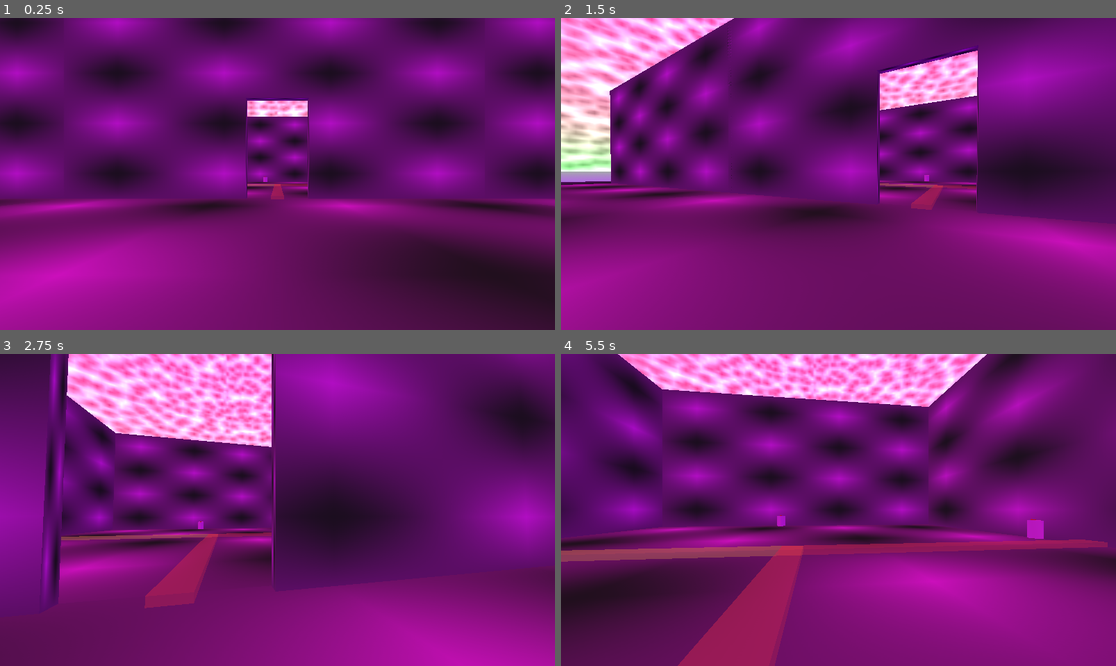
Above: before the commit, frames 1-4 (two rows, left to right).
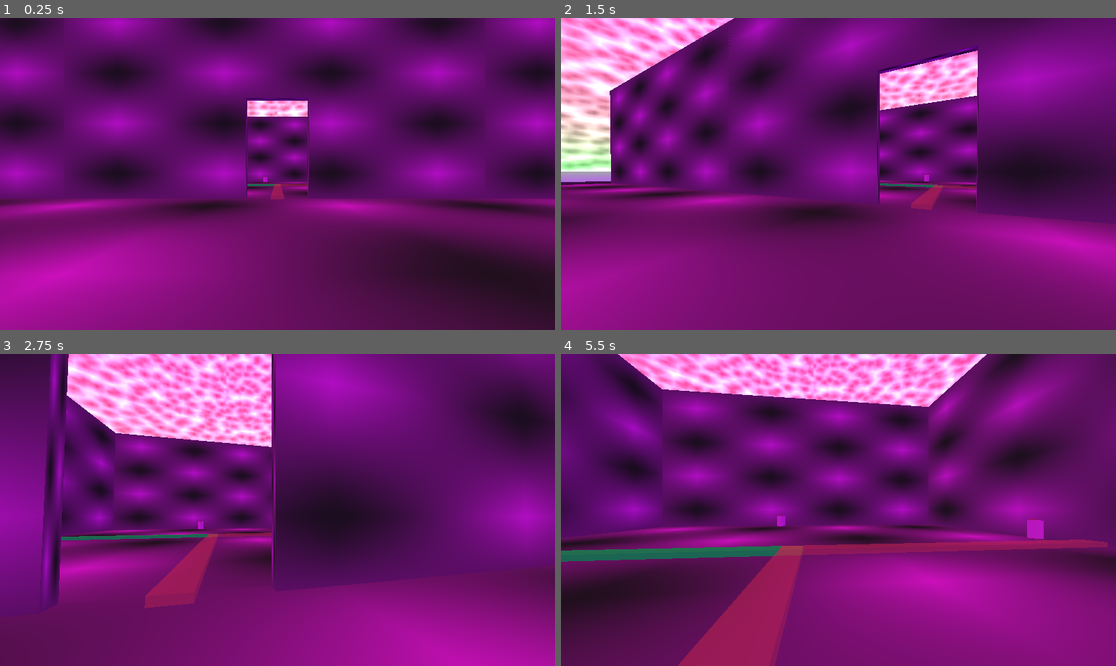
Above: after the commit, the same moments.

Repository: loteque/ssj2025-puzzle
Game: Godot game, scene res://world_test.tscn
Same seed, same stepped clock (60 frames per second), same inputs: the game is played once before the commit and once after it.
Inputs (mouse positions are in pixels of both pictures, inside the frame that each line leads up to):
- Up to frame 1 (0.25 s): no input
- Up to frame 2 (1.5 s): tap Enter at 0.5 s; move the mouse to (866, 174) at 0.52 s; hold W (move_forward) from 0.53 s (still down); tap E (interact) at 0.6, 1.35 s; move the mouse to (810, 174) at 1.27 s
- Up to frame 3 (2.75 s): keep holding W (move_forward); move the mouse to (288, 503) at 2.02 s; tap E (interact) at 2.1 s
- Up to frame 4 (5.5 s): keep holding W (move_forward); move the mouse to (832, 516) at 2.77 s; tap E (interact) every 0.75 s from 2.85 to 5.1 s; move the mouse to (877, 513) at 3.52 s; move the mouse to (794, 506) at 4.27 s; move the mouse to (844, 510) at 5.02 s

The runs differ from the first frame. In frame 1, less than 0.1% of the frame differs, in the area x 44-51%, y 53-54%; in frame 2, less than 0.1%; in frame 3, 0.3%; in frame 4, 1.5%, in the area x 0-44%, y 61-67%.

Commit message:
fix tex color

Diff:
--- a/power_rail/connected_tex.tres
+++ b/power_rail/connected_tex.tres
@@ -2,4 +2,4 @@
 
 [resource]
 transparency = 1
-albedo_color = Color(1, 0.917647, 0.4, 0.494118)
+albedo_color = Color(0, 0.917647, 0.4, 1)
